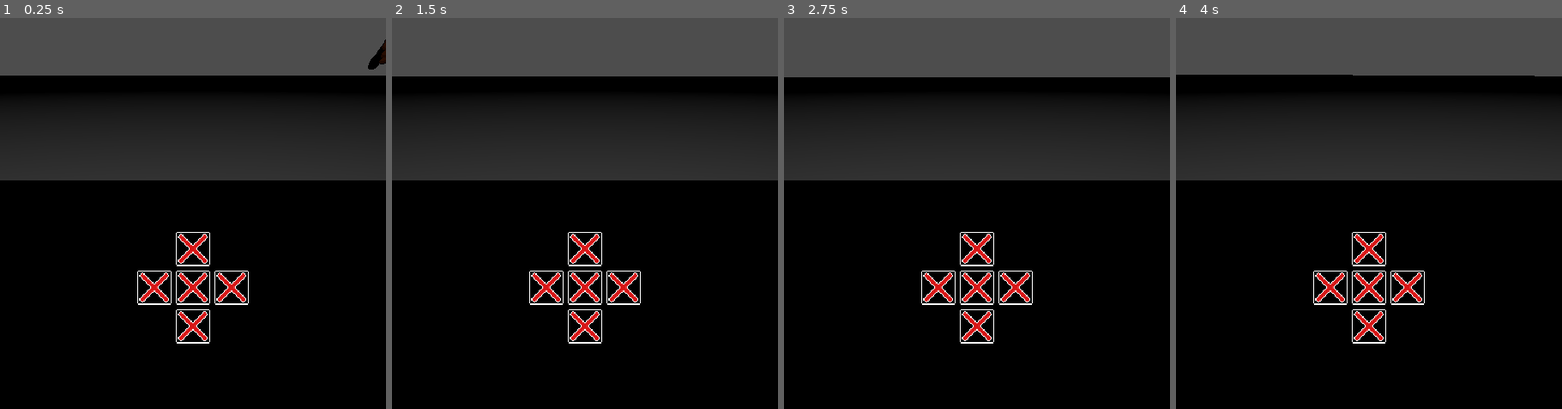
Above: before the commit, frames 1-4 (left to right).
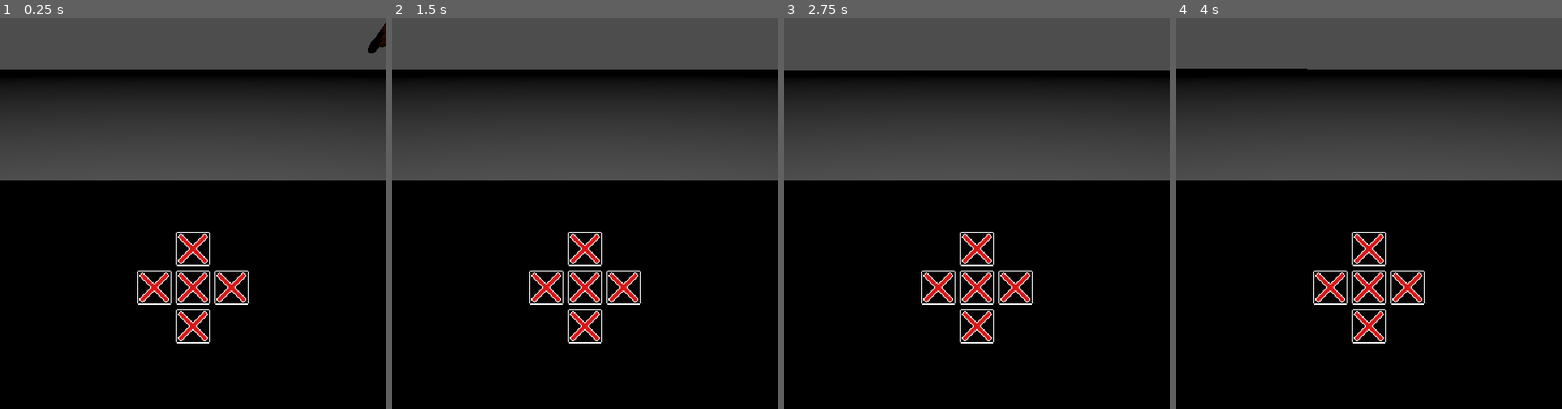
Above: after the commit, the same moments.

Repository: Crestor123/VoidRPG2.0
Game: Godot game, scene res://Scenes/Main.tscn
Two runs of this game, one before a commit and one after it. Both use one fixed random seed, a clock stepped at 60 frames per second and the inputs below. The engine's default icon, where the game draws it, is replaced by a stand-in: a white triangle on a blue panel in a dark square.
Inputs (mouse positions are in pixels of both pictures, inside the frame that each line leads up to):
- Up to frame 1 (0.25 s): no input
- Up to frame 2 (1.5 s): click (546, 287) at 0.5 s; click (585, 248) at 1.25 s
- Up to frame 3 (2.75 s): click (977, 287) at 2 s
- Up to frame 4 (4 s): click (1369, 326) at 2.75 s; click (1407, 287) at 3.5 s

The runs differ from the first frame. In frame 1, 15% of the frame differs, in the area x 0-100%, y 1-42%; in frame 2, 15%; in frame 3, 15%; in frame 4, 15%.

Commit message:
Work on battle UI

Diff:
--- a/Scenes/Actors/Enemy.gd
+++ b/Scenes/Actors/Enemy.gd
@@ -1,11 +1,11 @@
-extends Node2D
+extends Node3D
 
 
 
 #A string pointing to a resource file containing enemy data
 @export var data : String
 
-@onready var sprite = $Sprite2D
+@onready var sprite = $Sprite3D
 @onready var abilities = $AbilityComponent
 @onready var stats = $StatComponent
 @onready var healthBar = $HealthBar
@@ -17,6 +17,7 @@
 	if data != null:
 		print("Resource for ", data.name, " given")
 		resource = data
+		sprite.texture = resource.sprite
 		stats.initialize(resource)
 		abilities.initialize(resource.abilities)
 	pass
--- a/Scenes/Actors/Enemy.tscn
+++ b/Scenes/Actors/Enemy.tscn
@@ -5,10 +5,10 @@
 [ext_resource type="PackedScene" uid="uid://b6iustp228h20" path="res://Scenes/Components/AbilityComponent.tscn" id="3_blctw"]
 [ext_resource type="PackedScene" uid="uid://bjc6jc6516g38" path="res://Scenes/Components/StatComponent.tscn" id="4_rr75k"]
 
-[node name="Enemy" type="Node2D"]
+[node name="Enemy" type="Node3D"]
 script = ExtResource("1_3navf")
 
-[node name="Sprite2D" type="Sprite2D" parent="."]
+[node name="Sprite3D" type="Sprite3D" parent="."]
 
 [node name="HealthBar" parent="." instance=ExtResource("2_u0duj")]
 
--- a/Scenes/Battle.gd
+++ b/Scenes/Battle.gd
@@ -4,8 +4,8 @@
 
 @onready var TurnOrder = $TurnOrder
 
-var partyList = []
-var enemyList = []
+var partyList : Array[Node]
+var enemyList : Array[Node]
 var battleUI : Node = null
 var currentBattler : Node = null
 
@@ -23,7 +23,7 @@
 		TurnOrder.add_child(newBattler)
 		TurnOrder.addTurn(newBattler)
 		newBattler.initialize(enemy)
-		enemyList.append(enemy)
+		enemyList.append(newBattler)
 
 	TurnOrder.sortTurn()
 
@@ -36,7 +36,7 @@
 	if battler in partyList:
 		#The battler is a party member, initialize the battle UI
 		battleUI.updateAbilities(battler.abilities)
-
+		#battleUI.cursor.initialize(enemyList)
 	battler.startTurn()
 	pass
 
--- a/Scenes/Main.tscn
+++ b/Scenes/Main.tscn
@@ -9,6 +9,7 @@
 [ext_resource type="PackedScene" uid="uid://d112vtgesk8ac" path="res://Scenes/Objects/Entity.tscn" id="5_d32gq"]
 [ext_resource type="Resource" uid="uid://tcd704npg8b5" path="res://Resources/Enemies/GroundwalkerBird.tres" id="6_5sgyr"]
 [ext_resource type="PackedScene" uid="uid://cnsl3bparmkji" path="res://Scenes/Objects/UI/BattleUI.tscn" id="6_h7rcj"]
+[ext_resource type="PackedScene" uid="uid://bvfi7pb15066a" path="res://Scenes/Objects/UI/Cursor.tscn" id="7_ma8rj"]
 
 [sub_resource type="StandardMaterial3D" id="StandardMaterial3D_dda42"]
 albedo_color = Color(0.247059, 0.247059, 0.247059, 1)
@@ -33,14 +34,20 @@
 
 [node name="MovementUI" parent="UILayer" instance=ExtResource("1_orfka")]
 
-[node name="BattleUI" parent="UILayer" instance=ExtResource("6_h7rcj")]
+[node name="BattleUI" parent="UILayer" node_paths=PackedStringArray("cursor") instance=ExtResource("6_h7rcj")]
 visible = false
+cursor = NodePath("Cursor")
+
+[node name="Cursor" parent="UILayer/BattleUI" instance=ExtResource("7_ma8rj")]
+layout_mode = 0
+offset_right = 64.0
+offset_bottom = 64.0
 
 [node name="Floor" type="MeshInstance3D" parent="."]
 mesh = SubResource("PlaneMesh_2ucn6")
 
 [node name="Player" parent="." instance=ExtResource("1_02n11")]
-transform = Transform3D(1, 0, 0, 0, 1, 0, 0, 0, 1, 1, 0.25, 1)
+transform = Transform3D(1, 0, 0, 0, 1, 0, 0, 0, 1, 1, 0.1, 1)
 
 [node name="GridMap" type="GridMap" parent="."]
 
--- a/Scenes/Objects/Entity.tscn
+++ b/Scenes/Objects/Entity.tscn
@@ -8,7 +8,7 @@
 transparency = 1
 albedo_texture = ExtResource("1_7jny8")
 texture_filter = 0
-billboard_mode = 2
+billboard_mode = 1
 
 [sub_resource type="QuadMesh" id="QuadMesh_5b5c6"]
 material = SubResource("StandardMaterial3D_gpdsc")
--- a/Scenes/Objects/HealthBar.tscn
+++ b/Scenes/Objects/HealthBar.tscn
@@ -5,11 +5,8 @@
 [ext_resource type="Texture2D" uid="uid://b2c5i3mm3mi11" path="res://Assets/Sprites/HealthBarProgress.png" id="3_m0dpq"]
 
 [node name="HealthBar" type="TextureProgressBar"]
-anchors_preset = 15
-anchor_right = 1.0
-anchor_bottom = 1.0
-grow_horizontal = 2
-grow_vertical = 2
+size_flags_horizontal = 3
+nine_patch_stretch = true
 texture_under = ExtResource("1_5w5vv")
 texture_over = ExtResource("2_4t3hr")
 texture_progress = ExtResource("3_m0dpq")
--- a/Scenes/Objects/UI/AbilityUI.tscn
+++ b/Scenes/Objects/UI/AbilityUI.tscn
@@ -7,11 +7,11 @@
 font_size = 24
 
 [node name="AbilityUI" type="Control"]
-custom_minimum_size = Vector2(600, 128)
+custom_minimum_size = Vector2(600, 96)
 layout_mode = 3
 anchors_preset = 0
 offset_right = 600.0
-offset_bottom = 128.0
+offset_bottom = 96.0
 size_flags_horizontal = 3
 size_flags_vertical = 3
 mouse_filter = 1
@@ -32,10 +32,10 @@
 
 [node name="MarginContainer" type="MarginContainer" parent="PanelContainer"]
 layout_mode = 2
-theme_override_constants/margin_left = 8
-theme_override_constants/margin_top = 8
-theme_override_constants/margin_right = 8
-theme_override_constants/margin_bottom = 8
+theme_override_constants/margin_left = 4
+theme_override_constants/margin_top = 4
+theme_override_constants/margin_right = 4
+theme_override_constants/margin_bottom = 4
 
 [node name="ColorRect" type="ColorRect" parent="PanelContainer/MarginContainer"]
 layout_mode = 2
@@ -48,13 +48,14 @@
 layout_mode = 2
 theme_override_constants/margin_left = 4
 theme_override_constants/margin_top = 4
-theme_override_constants/margin_right = 4
+theme_override_constants/margin_right = 2
 theme_override_constants/margin_bottom = 4
 
 [node name="Icon" type="TextureRect" parent="PanelContainer/MarginContainer/HBoxContainer/MarginContainer"]
 layout_mode = 2
 texture = ExtResource("1_7dfyd")
 expand_mode = 3
+stretch_mode = 4
 
 [node name="Label" type="Label" parent="PanelContainer/MarginContainer/HBoxContainer"]
 layout_mode = 2
--- a/Scenes/Objects/UI/BattleUI.gd
+++ b/Scenes/Objects/UI/BattleUI.gd
@@ -1,7 +1,9 @@
 extends Control
 
 @export var abilityObject : PackedScene
-@onready var abilityContainer = $MarginContainer/ScrollContainer/VBoxContainer
+@export var cursor : Node
+@onready var abilityContainer = $ColorRect/MarginContainer/ScrollContainer/VBoxContainer
+@onready var healthBarContainer = $ColorRect2/EnemyHealthBar
 
 signal chooseAbility(data, target)
 
--- a/Scenes/Objects/UI/BattleUI.tscn
+++ b/Scenes/Objects/UI/BattleUI.tscn
@@ -1,32 +1,37 @@
-[gd_scene load_steps=3 format=3 uid="uid://cnsl3bparmkji"]
+[gd_scene load_steps=4 format=3 uid="uid://cnsl3bparmkji"]
 
 [ext_resource type="Script" path="res://Scenes/Objects/UI/BattleUI.gd" id="1_d5d60"]
 [ext_resource type="PackedScene" uid="uid://d1n7heexvx6b2" path="res://Scenes/Objects/UI/AbilityUI.tscn" id="2_tmjp4"]
+[ext_resource type="PackedScene" uid="uid://dw0yumr8olvgf" path="res://Scenes/Objects/UI/EnemyHealthBar.tscn" id="3_jbbqa"]
 
 [node name="BattleUI" type="Control"]
-custom_minimum_size = Vector2(720, 426)
 layout_mode = 3
-anchor_top = 0.667
-anchor_right = 1.0
-anchor_bottom = 1.0
-offset_left = 360.0
-offset_top = 426.24
-offset_right = -360.0
-grow_horizontal = 2
-grow_vertical = 0
-script = ExtResource("1_d5d60")
-abilityObject = ExtResource("2_tmjp4")
-
-[node name="ColorRect" type="ColorRect" parent="."]
-layout_mode = 1
 anchors_preset = 15
 anchor_right = 1.0
 anchor_bottom = 1.0
 grow_horizontal = 2
 grow_vertical = 2
+script = ExtResource("1_d5d60")
+abilityObject = ExtResource("2_tmjp4")
+
+[node name="ColorRect" type="ColorRect" parent="."]
+custom_minimum_size = Vector2(720, 426)
+layout_mode = 1
+anchors_preset = 7
+anchor_left = 0.5
+anchor_top = 1.0
+anchor_right = 0.5
+anchor_bottom = 1.0
+offset_left = -360.0
+offset_top = -426.0
+offset_right = 360.0
+grow_horizontal = 2
+grow_vertical = 0
+size_flags_horizontal = 0
+size_flags_vertical = 8
 color = Color(0, 0, 0, 1)
 
-[node name="MarginContainer" type="MarginContainer" parent="."]
+[node name="MarginContainer" type="MarginContainer" parent="ColorRect"]
 layout_mode = 1
 anchors_preset = 15
 anchor_right = 1.0
@@ -38,12 +43,21 @@
 theme_override_constants/margin_right = 16
 theme_override_constants/margin_bottom = 16
 
-[node name="ScrollContainer" type="ScrollContainer" parent="MarginContainer"]
+[node name="ScrollContainer" type="ScrollContainer" parent="ColorRect/MarginContainer"]
 layout_mode = 2
 
-[node name="VBoxContainer" type="VBoxContainer" parent="MarginContainer/ScrollContainer"]
+[node name="VBoxContainer" type="VBoxContainer" parent="ColorRect/MarginContainer/ScrollContainer"]
 layout_mode = 2
 theme_override_constants/separation = 4
 
-[node name="AbilityUI" parent="MarginContainer/ScrollContainer/VBoxContainer" instance=ExtResource("2_tmjp4")]
+[node name="AbilityUI" parent="ColorRect/MarginContainer/ScrollContainer/VBoxContainer" instance=ExtResource("2_tmjp4")]
 layout_mode = 2
+
+[node name="ColorRect2" type="ColorRect" parent="."]
+layout_mode = 2
+offset_right = 720.0
+offset_bottom = 128.0
+color = Color(0, 0, 0, 1)
+
+[node name="EnemyHealthBar" parent="ColorRect2" instance=ExtResource("3_jbbqa")]
+layout_mode = 0
--- /dev/null
+++ b/Scenes/Objects/UI/Cursor.gd
@@ -0,0 +1,48 @@
+extends TextureRect
+
+#When given a list of nodes, creates buttons over them that move the cursor when pressed
+#Can be polled to determine the currently targeted node
+
+@export var targets : Array[Node]
+
+var currentTarget : Node = null
+
+signal targetChanged(target)
+
+func _ready():
+	if targets:
+		initialize(targets)
+
+func initialize(targetList : Array[Node]):
+	visible = true
+
+	targets = targetList
+	for item in targets:
+		var button = Button.new()
+		add_child(button)
+		button.flat = true
+		button.global_position.x = item.global_position.x
+		button.global_position.y = item.global_position.y
+		button.size = item.sprite.get_size()
+		button.pressed.connect(self.buttonPressed)
+
+	currentTarget = targets[0]
+	moveCursor(get_child(0))
+	pass
+
+func disable():
+	visible = false
+	for item in get_children():
+		item.queue_free()
+
+	targets.clear()
+	currentTarget = null
+
+func moveCursor(button : Node):
+	global_position.y = button.global_position.y
+	global_position.x = button.global_position.x
+	var index = 0
+	pass
+
+func buttonPressed():
+	pass
--- /dev/null
+++ b/Scenes/Objects/UI/Cursor.tscn
@@ -0,0 +1,11 @@
+[gd_scene load_steps=3 format=3 uid="uid://bvfi7pb15066a"]
+
+[ext_resource type="Texture2D" uid="uid://cdaas5c1ib4pt" path="res://Assets/Sprites/CursorSingle.png" id="1_s2r2i"]
+[ext_resource type="Script" path="res://Scenes/Objects/UI/Cursor.gd" id="2_448fc"]
+
+[node name="Cursor" type="TextureRect"]
+offset_right = 32.0
+offset_bottom = 32.0
+texture = ExtResource("1_s2r2i")
+flip_v = true
+script = ExtResource("2_448fc")
--- /dev/null
+++ b/Scenes/Objects/UI/EnemyHealthBar.tscn
@@ -0,0 +1,32 @@
+[gd_scene load_steps=2 format=3 uid="uid://dw0yumr8olvgf"]
+
+[ext_resource type="PackedScene" uid="uid://dxfq3dm8e7g23" path="res://Scenes/Objects/HealthBar.tscn" id="1_nxp3x"]
+
+[node name="HBoxContainer" type="HBoxContainer"]
+offset_right = 720.0
+offset_bottom = 128.0
+theme_override_constants/separation = 8
+
+[node name="MarginContainer" type="MarginContainer" parent="."]
+layout_mode = 2
+size_flags_horizontal = 3
+size_flags_vertical = 3
+theme_override_constants/margin_left = 8
+theme_override_constants/margin_top = 8
+theme_override_constants/margin_right = 8
+theme_override_constants/margin_bottom = 8
+
+[node name="VBoxContainer" type="VBoxContainer" parent="MarginContainer"]
+layout_mode = 2
+size_flags_horizontal = 3
+
+[node name="Label" type="Label" parent="MarginContainer/VBoxContainer"]
+layout_mode = 2
+size_flags_horizontal = 4
+size_flags_vertical = 6
+text = "Enemy Name"
+
+[node name="HealthBar" parent="MarginContainer/VBoxContainer" instance=ExtResource("1_nxp3x")]
+layout_mode = 2
+size_flags_horizontal = 1
+size_flags_vertical = 3
Binary file added: Assets/Sprites/CursorSingle.png
Not shown, added: Assets/Sprites/CursorSingle.png.import
Not shown: 1 places in Scenes/Main.tscn that only renumber resources
